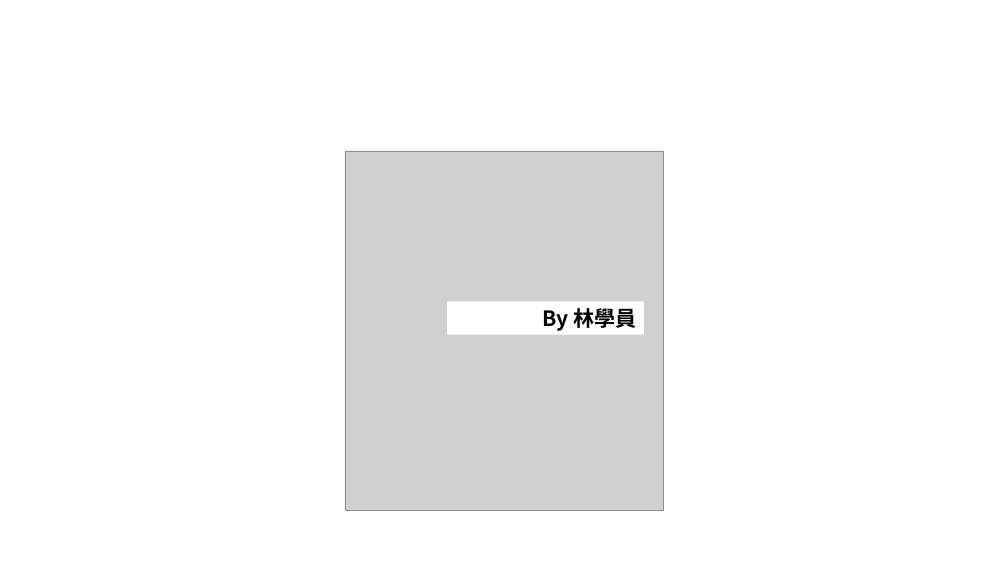
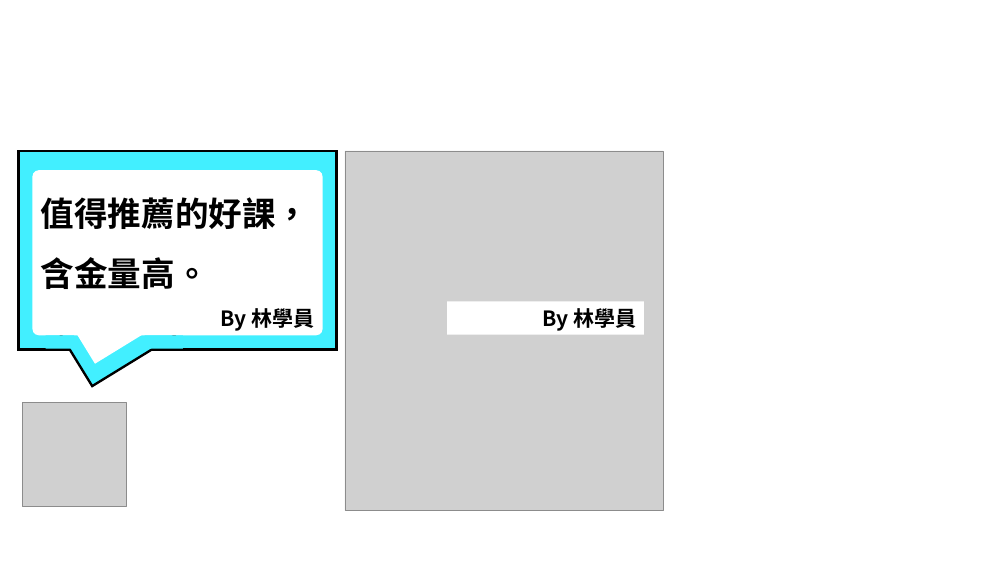
Before and after one commit to AI-FREE-Team/AI-FREE-Team.github.io, a slide deck: slide 4 of generative_ai_course/assets/img/phase2/新增 Microsoft PowerPoint 簡報.pptx. Drawn at 1008x567 pixels with LibreOffice and Linux fonts; fonts in the diff are those of the drawing; grey boxes stand for pictures. Boxes give left, top, right and bottom in pixels: in the first picture for what was removed or moved away, otherwise in the second. Text is boxed around its words. In the diff, an @@ line names an element or a change of style, - is before the commit and + after.

```diff
--- a/generative_ai_course/assets/img/phase2/新增 Microsoft PowerPoint 簡報.pptx
+++ b/generative_ai_course/assets/img/phase2/新增 Microsoft PowerPoint 簡報.pptx
@@ group added at (19, 151, 337, 507): 5 rectangles, 2 texts, 1 ellipse, 1 rounded rectangle, 1 picture @@
+值得推薦的好課，
+含金量高。
+By 林學員
```
Also in this commit, not shown: 5 other slides changed, 10 other files.
